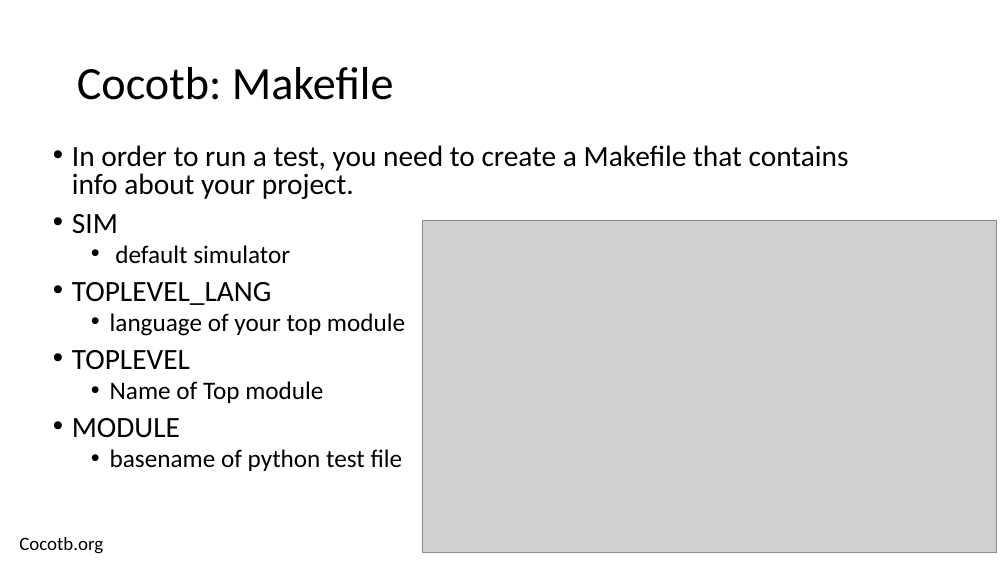
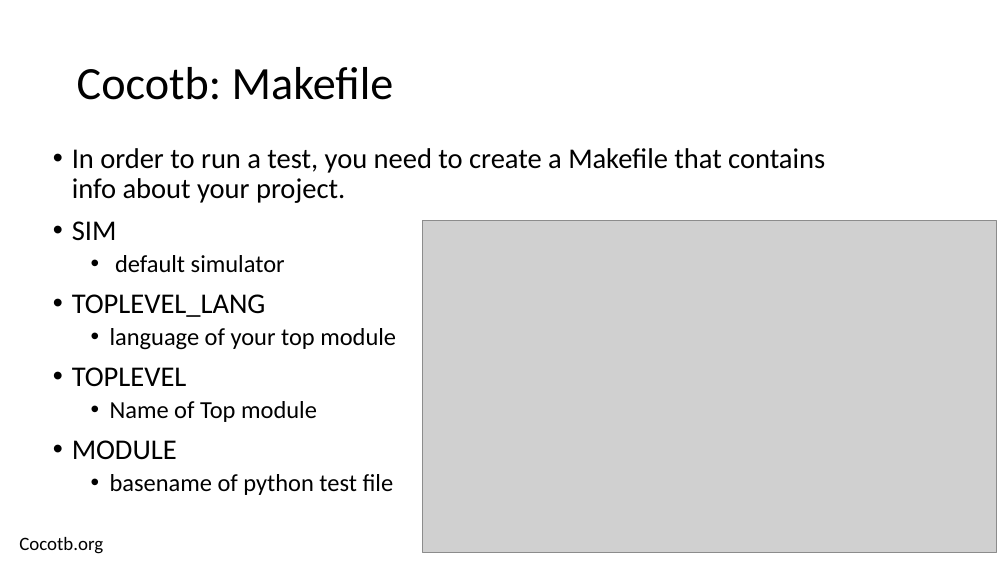
Before and after one commit to isomoye/EEGR471, a slide deck: slide 27 of sections/Segment_5.pptm (slide 5 before the commit). Drawn at 1008x567 pixels with LibreOffice and Linux fonts; fonts in the diff are those of the drawing; grey boxes stand for pictures. Boxes give left, top, right and bottom in pixels: in the first picture for what was removed or moved away, otherwise in the second. Text is boxed around its words. In the diff, an @@ line names an element or a change of style, - is before the commit and + after.

```diff
--- a/sections/Segment_5.pptm
+++ b/sections/Segment_5.pptm
@@ text "In order to run a ..." at <box>72,148,825,495</box>: size 28 to 27.2 pt in "In order to run a test, you ...", "SIM", "TOPLEVEL_LANG", "TOPLEVEL" and 1 more places; size 24 to 23.3 pt in "default simulator", "language of your top module", "Name of Top module", "basename of python test file"; line spacing 0.8 to 0.9 @@
```
Also in this commit, not shown: 8 other slides changed, 17 slides removed, 6 other files.
